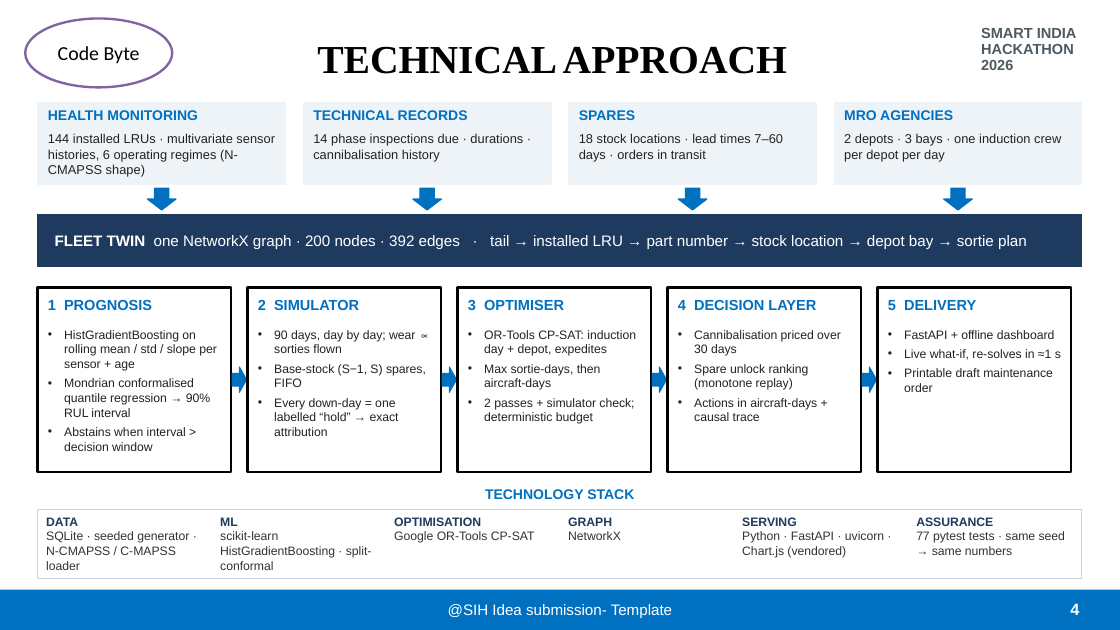
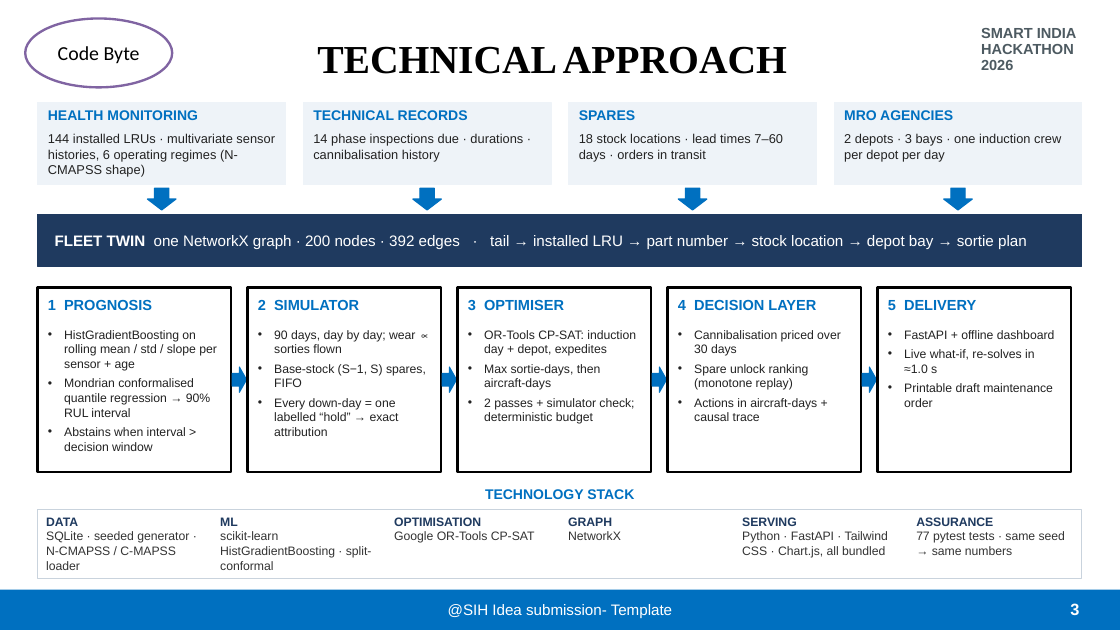
Before and after one commit to MarcussRico/flightline, a slide deck: slide 3 of deck/FLIGHTLINE_SIH26249.pptx (slide 4 before the commit). Drawn at 1120x630 pixels with LibreOffice and Linux fonts; fonts in the diff are those of the drawing; background and template pictures are left out. Boxes give left, top, right and bottom in pixels: in the first picture for what was removed or moved away, otherwise in the second. Text is boxed around its words. In the diff, an @@ line names an element or a change of style, - is before the commit and + after.

```diff
--- a/deck/FLIGHTLINE_SIH26249.pptx
+++ b/deck/FLIGHTLINE_SIH26249.pptx
@@ text at (x1=904, y1=349, x2=1035, y2=373): text changed @@
-• Live what-if, re-solves in ≈1 s
+• Live what-if, re-solves in ≈1.0 s
@@ text at (x1=742, y1=531, x2=888, y2=558): text changed @@
-Python · FastAPI · uvicorn · Chart.js (vendored)
+Python · FastAPI · Tailwind CSS · Chart.js, all bundled
@@ page number at (x1=1070, y1=603, x2=1079, y2=615): text changed @@
-4
+3
```
Also in this commit, not shown: 3 other slides changed, 2 slides added, 6 slides removed, 3 other files.
